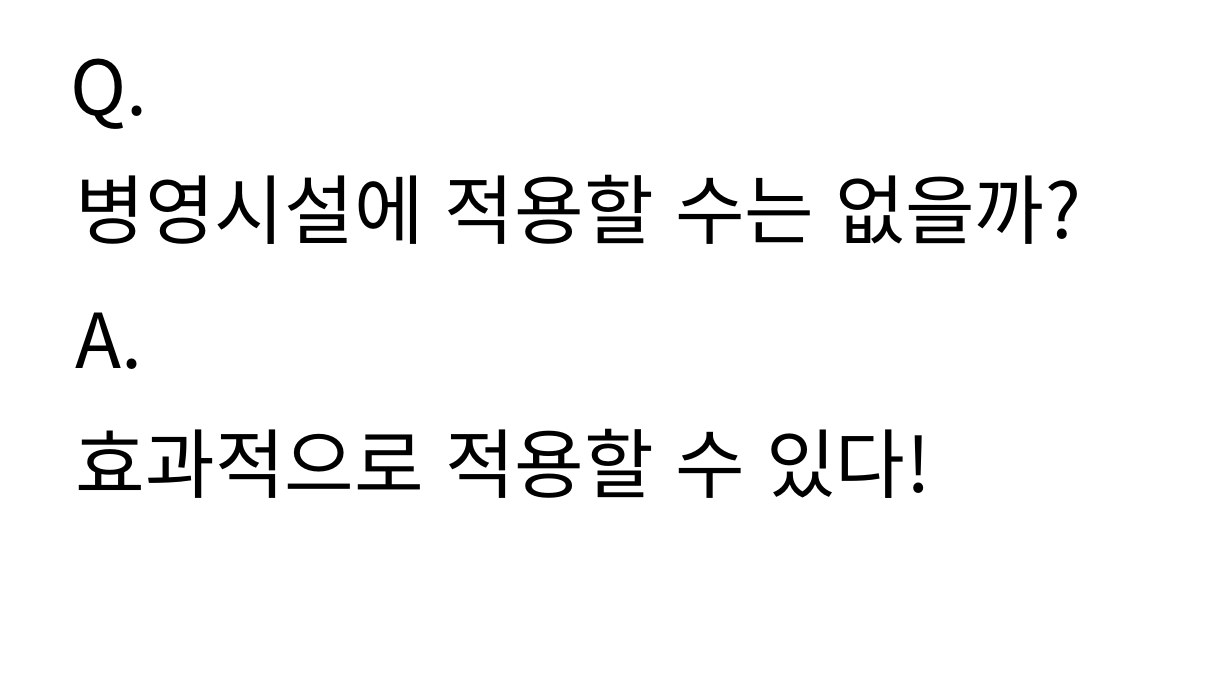
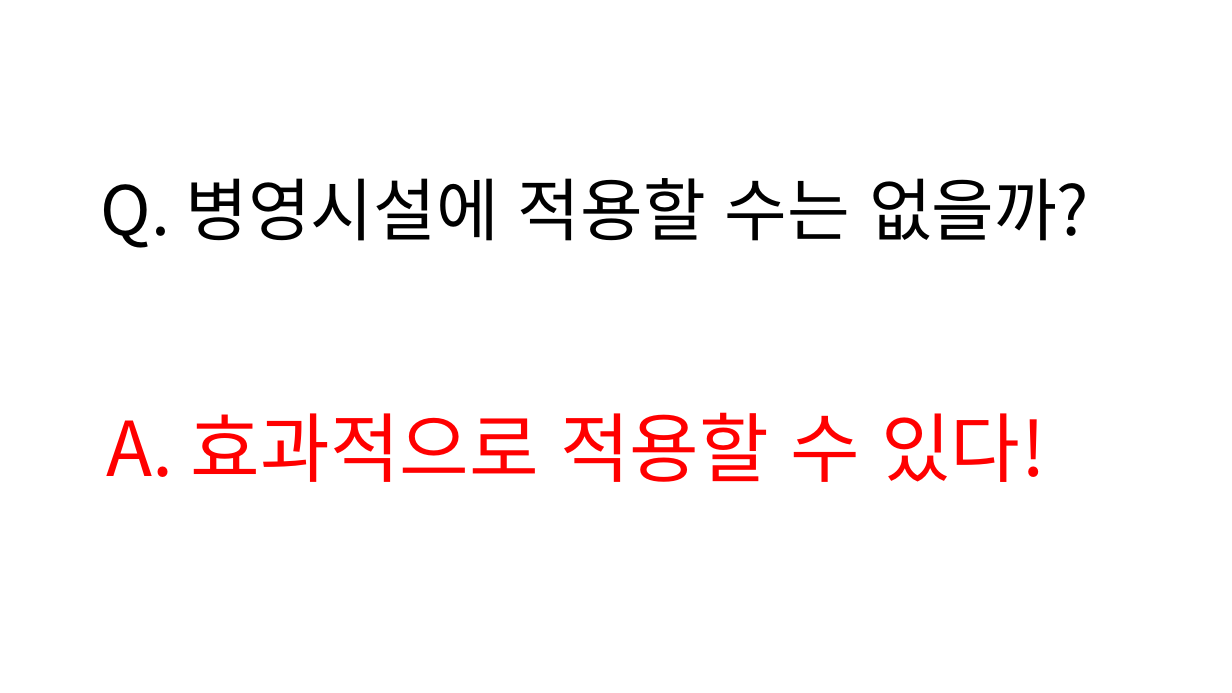
Before and after one commit to osam2018/IOT_mil-supporter, a slide deck: slide 6 of presentation ppt.pptx (slide 4 before the commit). Drawn at 1232x693 pixels with LibreOffice and Linux fonts; fonts in the diff are those of the drawing; background and template pictures are left out. Boxes give left, top, right and bottom in pixels: in the first picture for what was removed or moved away, otherwise in the second. Text is boxed around its words. In the diff, an @@ line names an element or a change of style, - is before the commit and + after.

```diff
--- a/presentation ppt.pptx
+++ b/presentation ppt.pptx
@@ title removed at box(71, 58, 148, 129) @@
-Q.
@@ title at box(101, 178, 1089, 248): text changed; size 59 to 53.1 pt @@
-병영시설에 적용할 수는 없을까?
+Q. 병영시설에 적용할 수는 없을까?
@@ title removed at box(75, 312, 142, 369) @@
-A.
@@ title at box(107, 412, 1045, 482): text changed; text colour #000000 to #FF0000 @@
-효과적으로 적용할 수 있다!
+A. 효과적으로 적용할 수 있다!
```
Also in this commit, not shown: 6 other slides changed, 7 slides added, 1 other file.
